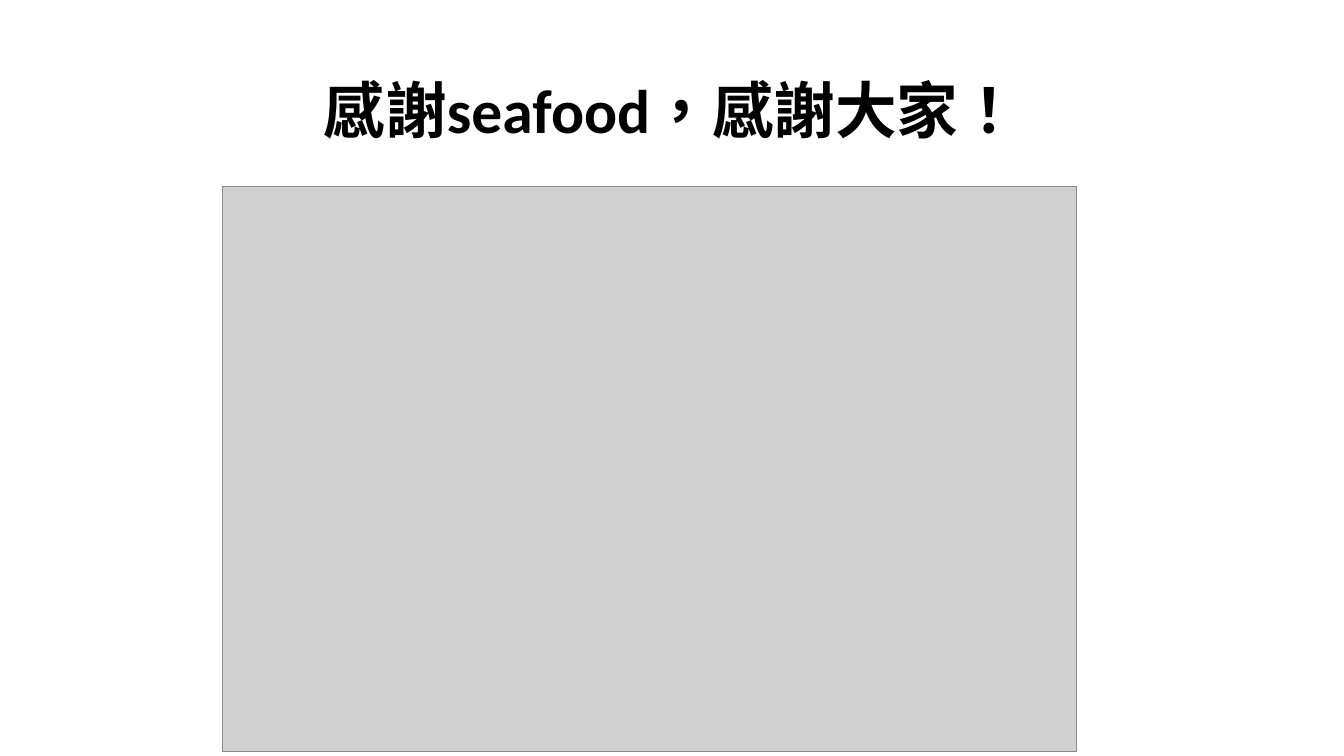
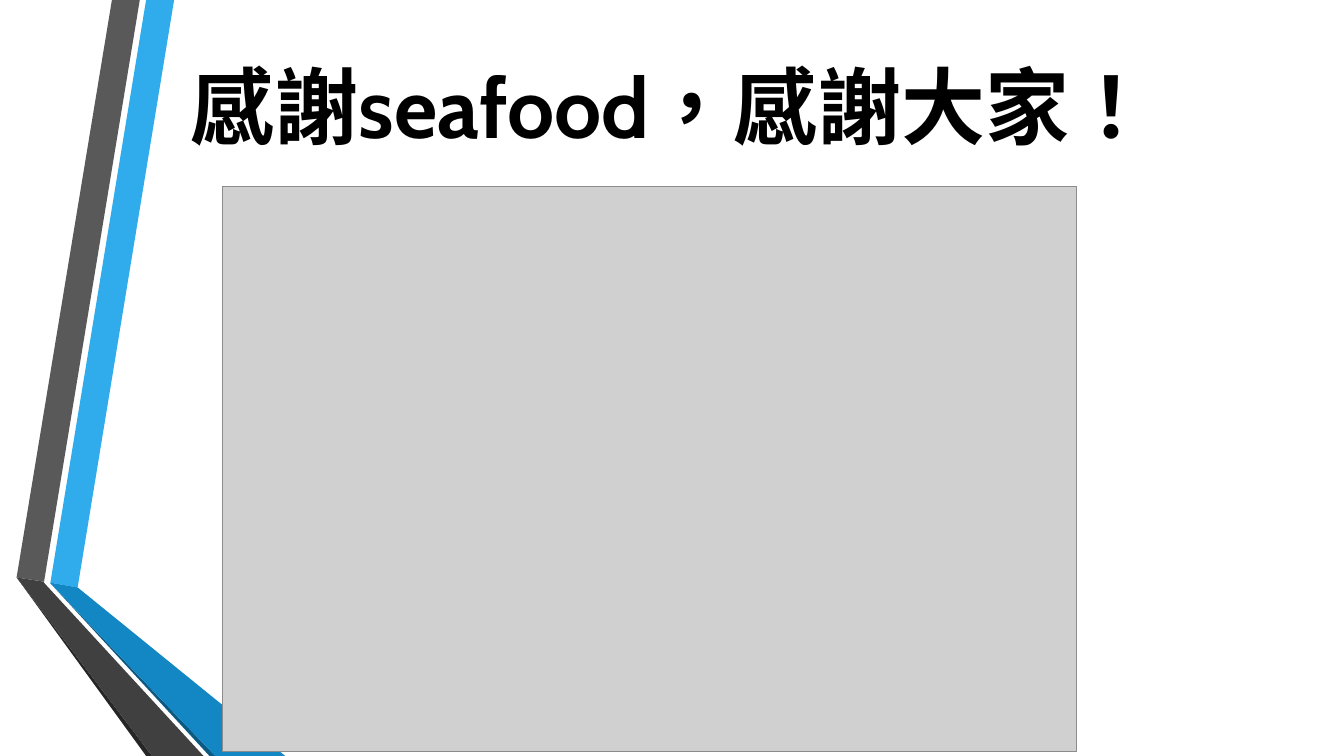
Before and after one commit to Jameswilson7788/school, a slide deck: slide 21 of 政府產業政策簡報.pptx (slide 18 before the commit). Drawn at 1344x756 pixels with LibreOffice and Linux fonts; fonts in the diff are those of the drawing; grey boxes stand for pictures; background and template pictures are left out. Boxes give left, top, right and bottom in pixels: in the first picture for what was removed or moved away, otherwise in the second. Text is boxed around its words. In the diff, an @@ line names an element or a change of style, - is before the commit and + after.

```diff
--- a/政府產業政策簡報.pptx
+++ b/政府產業政策簡報.pptx
@@ title "感謝seafood，感謝大家！": place and size @@
-title "感謝seafood，感謝大家！" at [324, 80, 1021, 139]
+title "感謝seafood，感謝大家！" at [191, 65, 1154, 146]
@@ title "感謝seafood，感謝大家！" at [191, 65, 1154, 146]: size 44 to 60 pt, font Calibri to Cabin; line spacing 0.9 to 1 @@
@@ group added at [16, 0, 285, 756]: 6 freeform shapes @@
```
Also in this commit, not shown: 13 other slides changed, 7 slides added, 4 slides removed.
